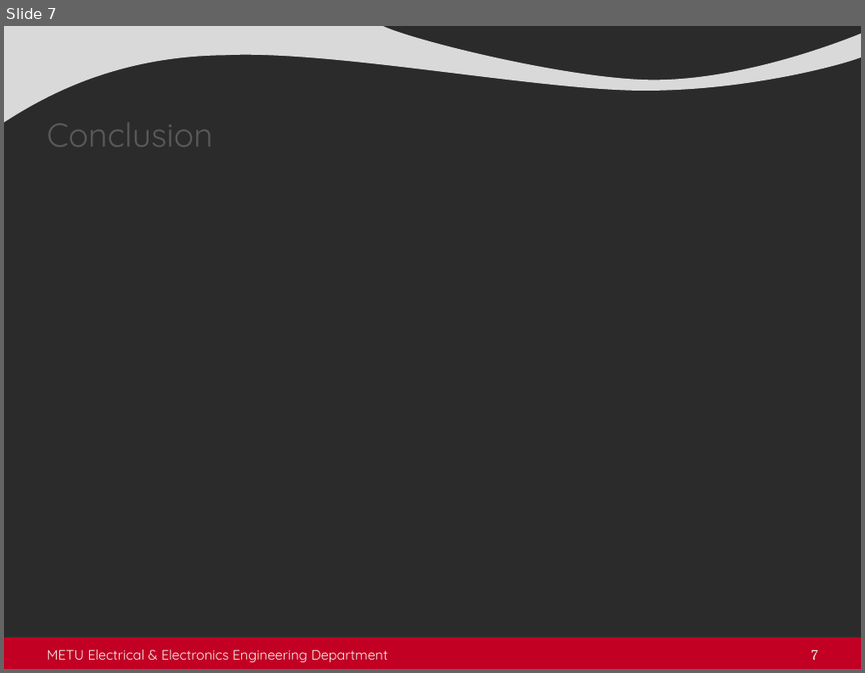
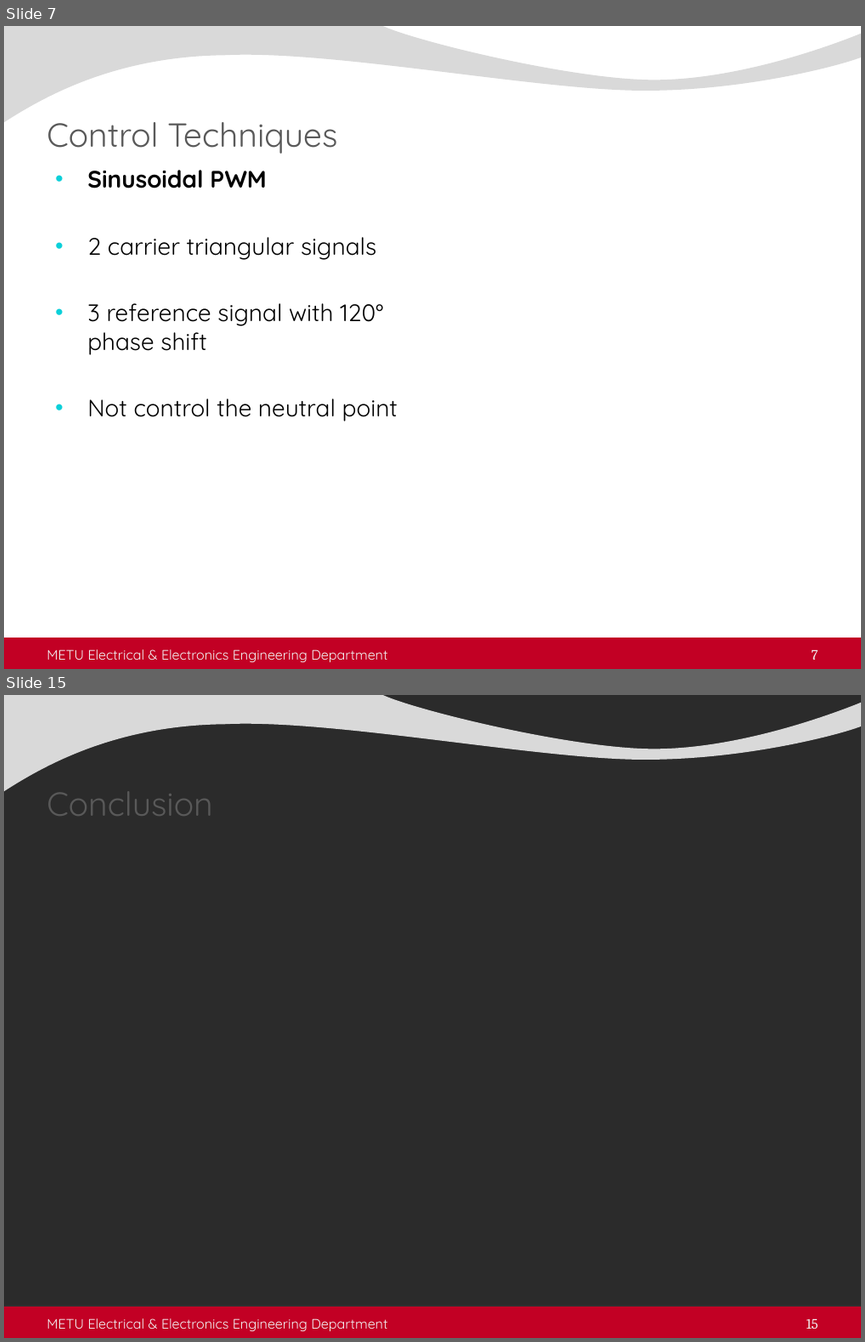
Before and after one commit to ahmetcan-akuz/Thesis, a slide deck: Seminar/metu_eee_seminar_presentation.pptx. Shown one above the other, each under a label of ours: slide 7 before the commit, slides 7 and 15 after it; the slides between them are not shown. The pictures are 865x673 and 865x1342 pixels, drawn with LibreOffice and Linux fonts; fonts in the diff are those of the drawing; background and template pictures are left out; a plain dark background stands for a picture behind light text. Boxes give left, top, right and bottom in pixels: in the first picture for what was removed or moved away, otherwise in the second. Text is boxed around its words. In the diff, an @@ line names an element or a change of style, - is before the commit and + after.

```diff
--- a/Seminar/metu_eee_seminar_presentation.pptx
+++ b/Seminar/metu_eee_seminar_presentation.pptx
@@ slide 7 added at <box>4,26,861,669</box>, background picture (left out); not listed: 2 template elements that a slide beside it also shows @@
@@ title added at <box>46,122,337,154</box>, 28 pt, text #595959 @@
+Control Techniques
@@ text added at <box>87,170,398,421</box>, 20 pt, text #000000 @@
+• Sinusoidal PWM
+• 2 carrier triangular signals
+• 3 reference signal with 120° phase shift
+• Not control the neutral point
@@ text added at <box>46,649,387,663</box>, 11.5 pt, text #F2F2F2 @@
+METU Electrical & Electronics Engineering Department
@@ page number added at <box>812,649,818,659</box>, 12 pt, text #F2F2F2 @@
+7
@@ what was slide 7 is now slide 15 @@
@@ page number at <box>806,1318,818,1328</box>: text changed @@
-7
+15
```
Also in this commit, not shown: 4 slides changed, 9 other slides added, 1 slide removed, 4 other files.
